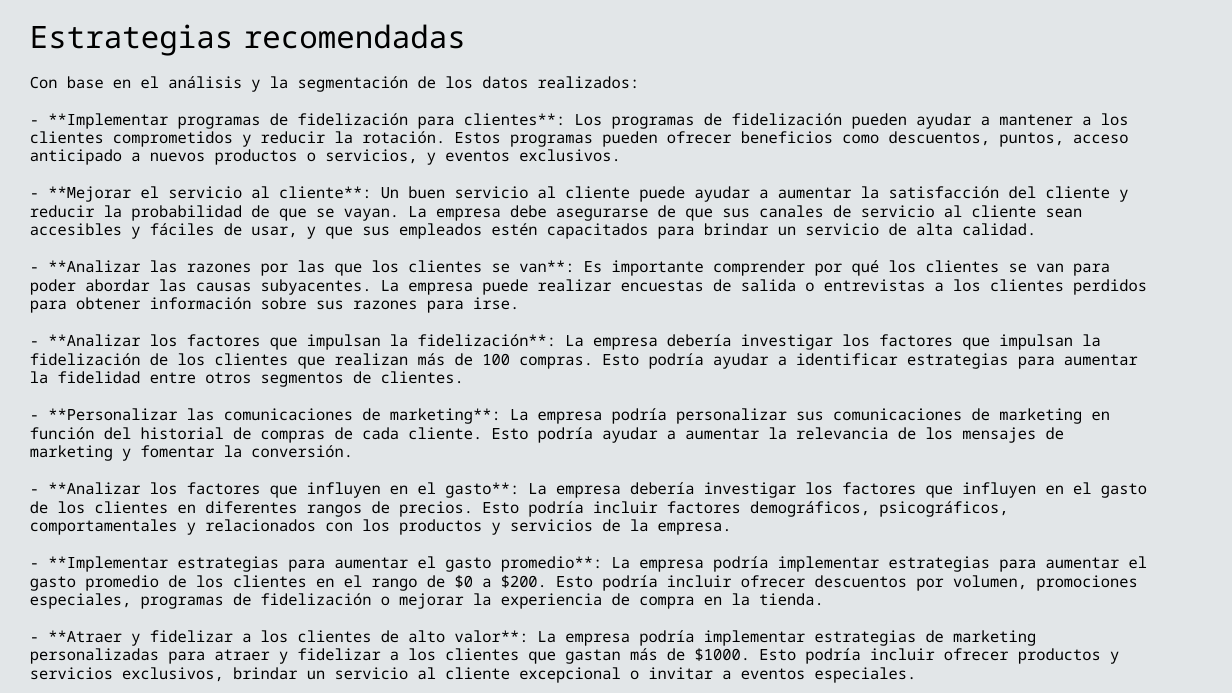
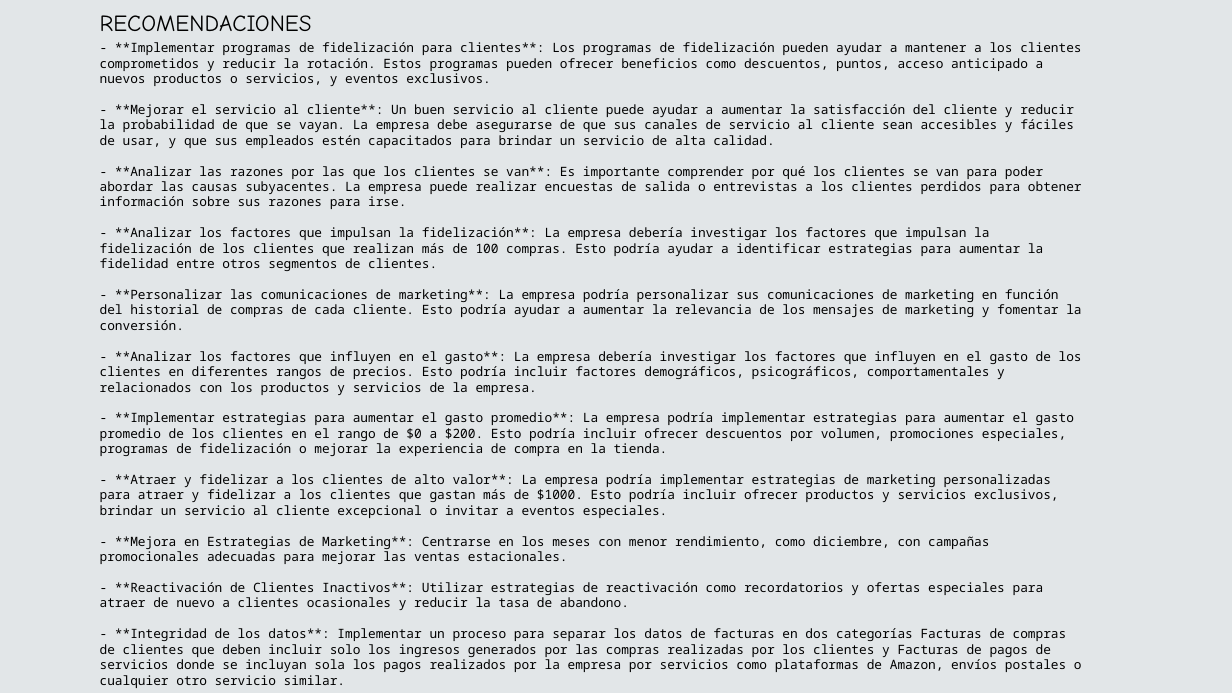
Before and after one commit to kelvin-lab/Customer-Segmentation-CLTV-Retail, a slide deck: slide 22 of Data/static/Esqueleto.pptx (slide 14 before the commit). Drawn at 1232x693 pixels with LibreOffice and Linux fonts; fonts in the diff are those of the drawing. Boxes give left, top, right and bottom in pixels: in the first picture for what was removed or moved away, otherwise in the second. Text is boxed around its words. In the diff, an @@ line names an element or a change of style, - is before the commit and + after.

Commit message:
insights, conglusiones y recomendaciones; modificaciones al modelo

```diff
--- a/Data/static/Esqueleto.pptx
+++ b/Data/static/Esqueleto.pptx
@@ text at (30, 24, 640, 92): paragraphs removed @@
-Estrategias recomendadas
-Con base en el análisis y la segmentación de los datos realizados:
@@ text added at (100, 15, 312, 31), 18 pt, text #000000 @@
+RECOMENDACIONES
@@ text "- **Implementar programas de fidelización ...": place and size @@
-text "- **Implementar programas de fidelización ..." at (30, 24, 1147, 683)
+text "- **Implementar programas de fidelización ..." at (100, 42, 1082, 688)
@@ text at (100, 42, 1082, 518): size 12 to 10 pt in "- **Implementar programas de fidelización para clientes**: ...", "- **Mejorar el servicio al cliente**: Un ...", "- **Analizar las razones por las que ...", "- **Analizar los factores que impulsan la ..." and 4 more places @@
@@ text at (100, 536, 1082, 688): paragraphs added @@
+- **Mejora en Estrategias de Marketing**: Centrarse en los meses con menor rendimiento, como diciembre, con campañas promocionales adecuadas para mejorar las ventas estacionales.
+- **Reactivación de Clientes Inactivos**: Utilizar estrategias de reactivación como recordatorios y ofertas especiales para atraer de nuevo a clientes ocasionales y reducir la tasa de abandono.
+- **Integridad de los datos**: Implementar un proceso para separar los datos de facturas en dos categorías Facturas de compras de clientes que deben incluir solo los ingresos generados por las compras realizadas por los clientes y Facturas de pagos de servicios donde se incluyan sola los pagos realizados por la empresa por servicios como plataformas de Amazon, envíos postales o cualquier otro servicio similar.
```
Also in this commit, not shown: 11 slides added, 3 slides removed, 1 other file.
